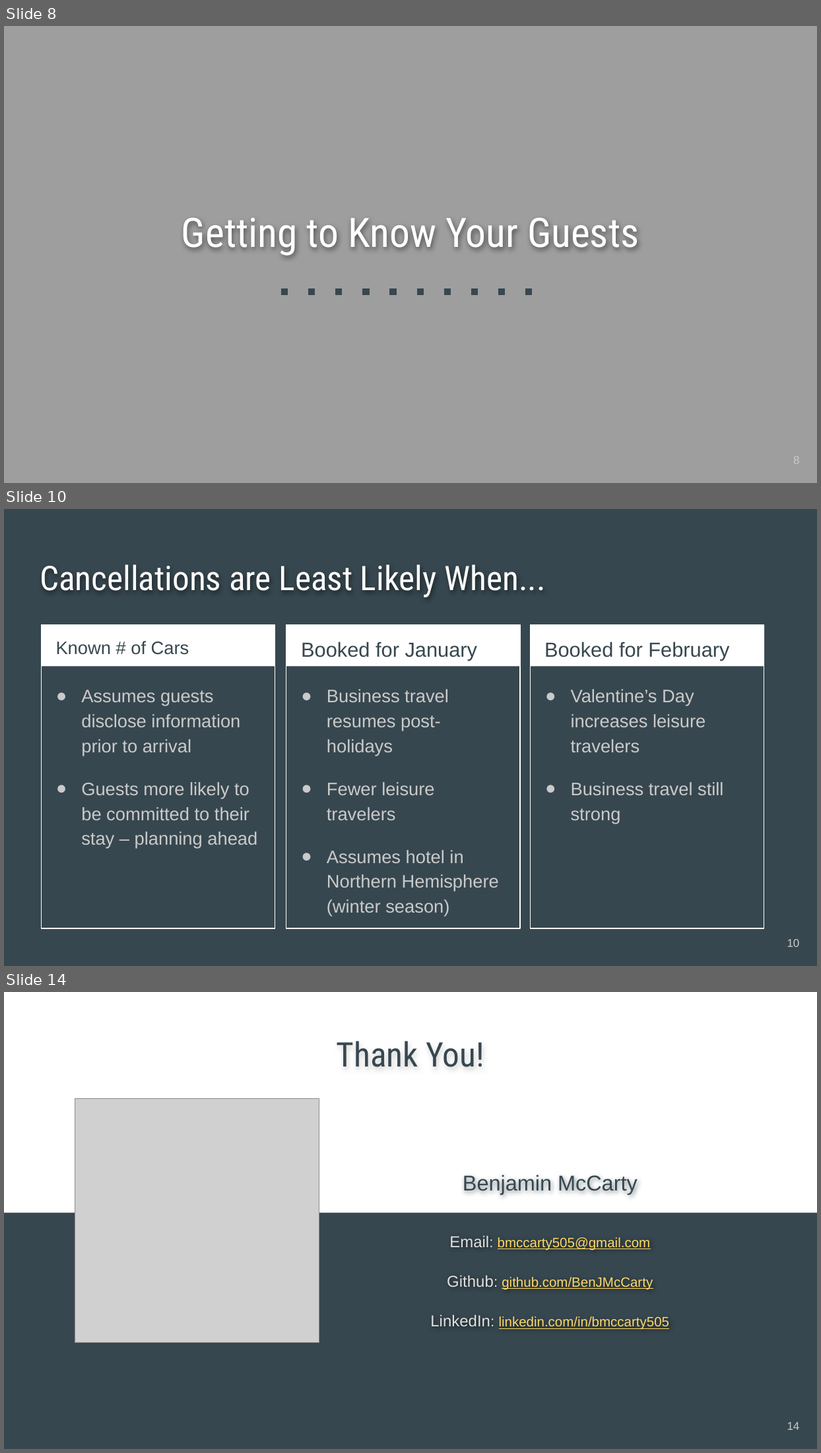
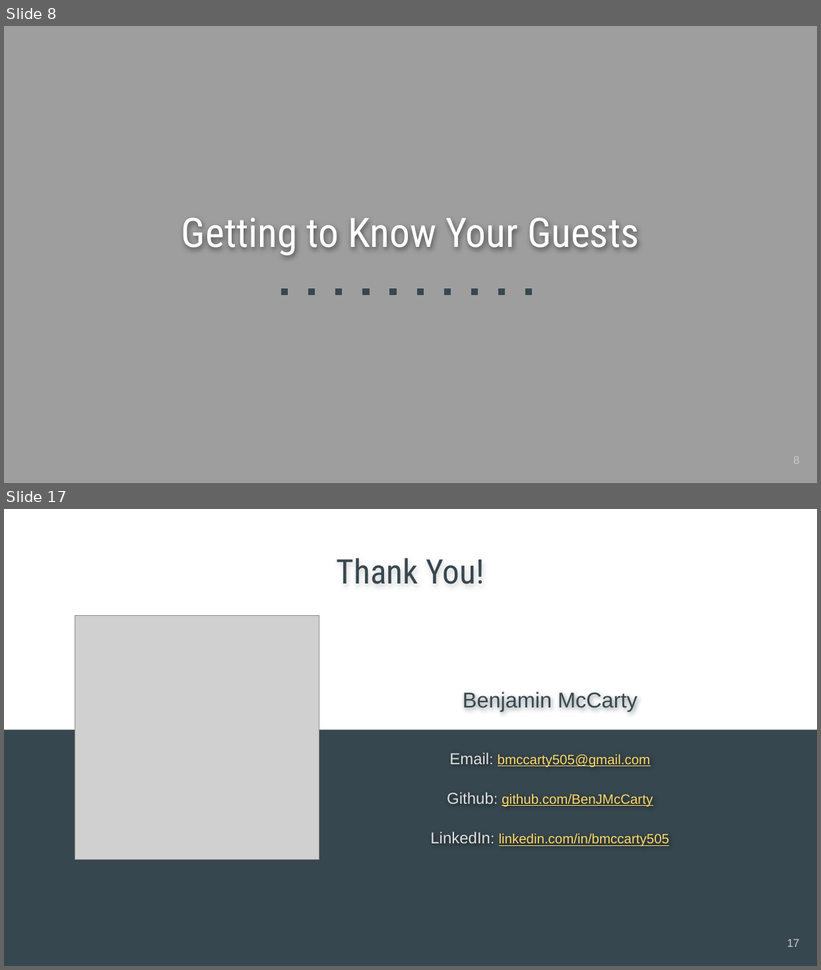
Before and after one commit to BenJMcCarty/Hotel_Cancel_Culture, a slide deck: Hotel_Cancel_Culture_Presentation.pptx. Shown one above the other, each under a label of ours: slides 8, 10 and 14 before the commit, slides 8 and 17 after it; the slides between them are not shown. The pictures are 821x1453 and 821x970 pixels, drawn with LibreOffice and Linux fonts; fonts in the diff are those of the drawing; grey boxes stand for pictures. Boxes give left, top, right and bottom in pixels: in the first picture for what was removed or moved away, otherwise in the second. Text is boxed around its words. In the diff, an @@ line names an element or a change of style, - is before the commit and + after.

```diff
--- a/Hotel_Cancel_Culture_Presentation.pptx
+++ b/Hotel_Cancel_Culture_Presentation.pptx
@@ slide 10 removed at (x1=4, y1=509, x2=817, y2=966), background #37474F @@
@@ title removed at (x1=40, y1=564, x2=546, y2=597) @@
-Cancellations are Least Likely When...
@@ rectangle removed at (x1=42, y1=625, x2=275, y2=667) @@
@@ rectangle removed at (x1=42, y1=625, x2=275, y2=929) @@
@@ rectangle removed at (x1=286, y1=625, x2=520, y2=667) @@
@@ rectangle removed at (x1=286, y1=625, x2=520, y2=929) @@
@@ rectangle removed at (x1=530, y1=625, x2=764, y2=929) @@
@@ rectangle removed at (x1=531, y1=625, x2=765, y2=667) @@
@@ text removed at (x1=56, y1=641, x2=189, y2=655) @@
-Known # of Cars
@@ text removed at (x1=301, y1=642, x2=478, y2=661) @@
-Booked for January
@@ text removed at (x1=545, y1=642, x2=729, y2=661) @@
-Booked for February
@@ text removed at (x1=81, y1=690, x2=257, y2=849) @@
-● Assumes guests disclose information prior to arrival
-● Guests more likely to be committed to their stay – planning ahead
@@ text removed at (x1=327, y1=689, x2=499, y2=917) @@
-● Business travel resumes post-holidays
-● Fewer leisure travelers
-● Assumes hotel in Northern Hemisphere (winter season)
@@ text removed at (x1=571, y1=689, x2=723, y2=824) @@
-● Valentine’s Day increases leisure travelers
-● Business travel still strong
@@ page number removed at (x1=787, y1=939, x2=800, y2=947) @@
-10
@@ what was slide 14 is now slide 17 @@
@@ page number at (x1=787, y1=939, x2=800, y2=947): text changed @@
-14
+17
```
Also in this commit, not shown: 4 slides changed, 6 slides added, 2 other slides removed, 8 other files.
